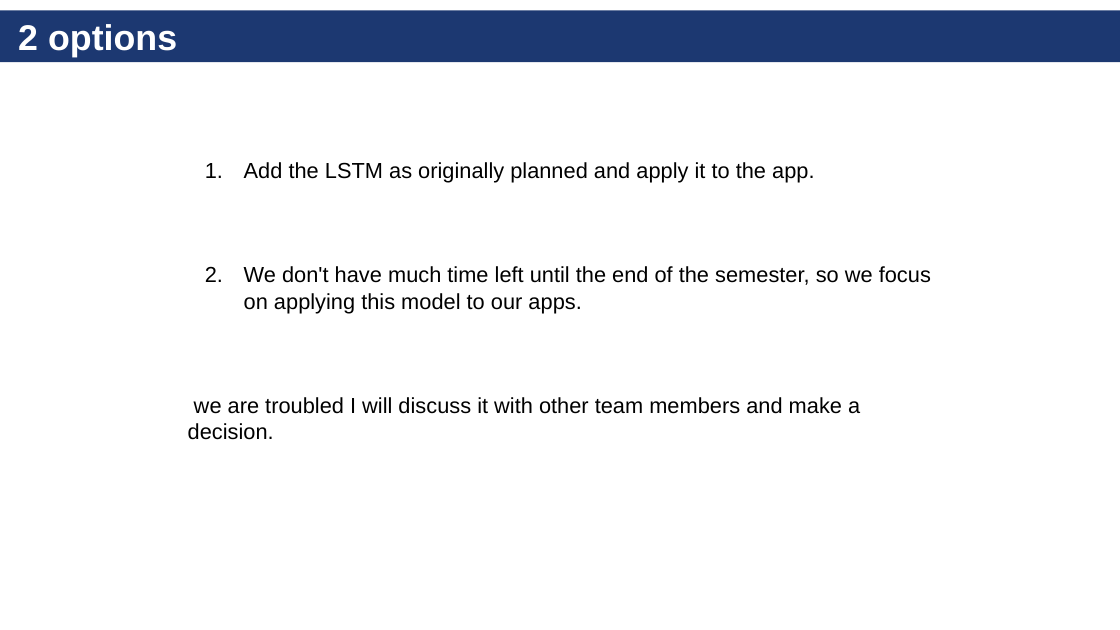
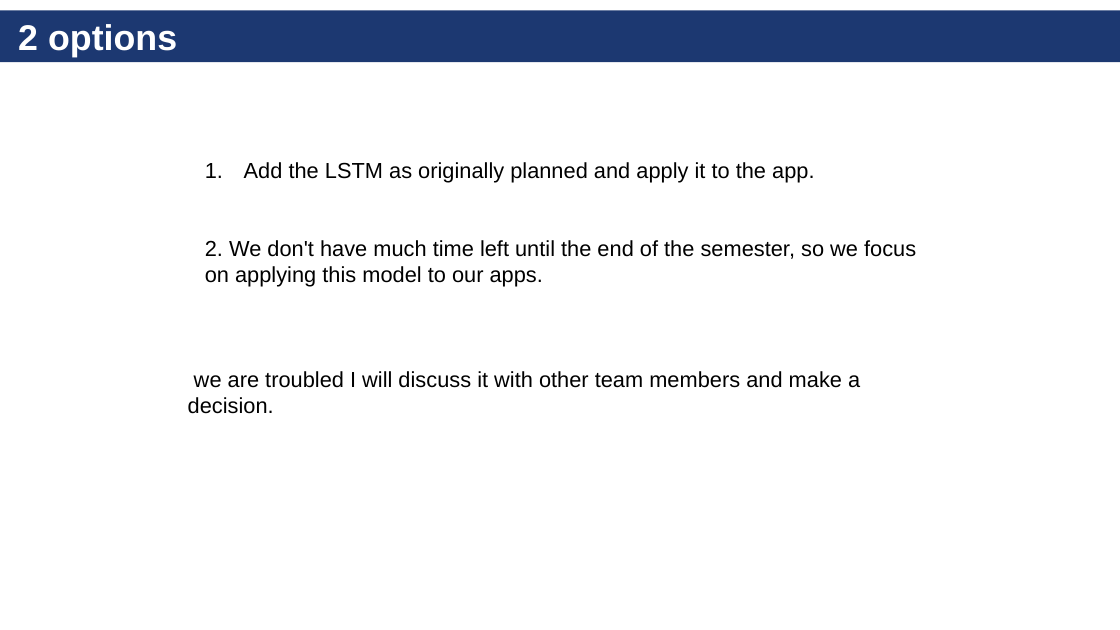
Before and after one commit to borislavvp/SWE3028-Exponential, a slide deck: slide 8 of weekly_report/november_18/캡스톤 week12.pptx. Drawn at 1120x630 pixels with LibreOffice and Linux fonts; fonts in the diff are those of the drawing. Boxes give left, top, right and bottom in pixels: in the first picture for what was removed or moved away, otherwise in the second. Text is boxed around its words. In the diff, an @@ line names an element or a change of style, - is before the commit and + after.

```diff
--- a/weekly_report/november_18/캡스톤 week12.pptx
+++ b/weekly_report/november_18/캡스톤 week12.pptx
@@ text at <box>205,240,916,287</box>: text changed @@
-2. We don't have much time left until the end of the semester, so we focus on applying this model to our apps.
+2. We don't have much time left until the end of the semester, so we focus on applying this model to our apps.
```
Also in this commit, not shown: 1 other slide changed, 2 other files.
